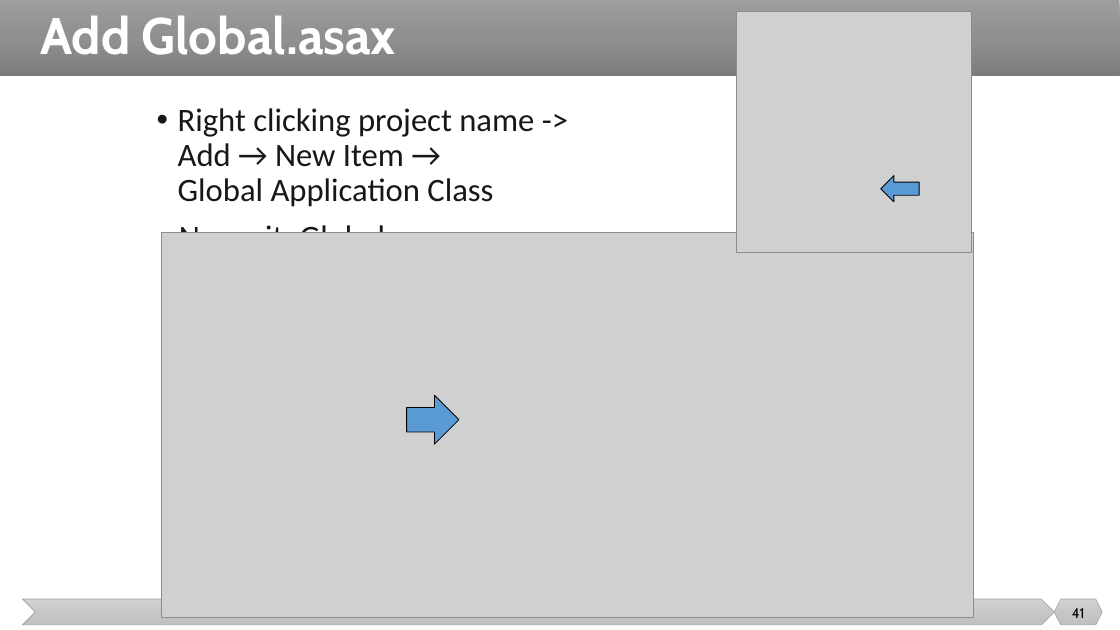
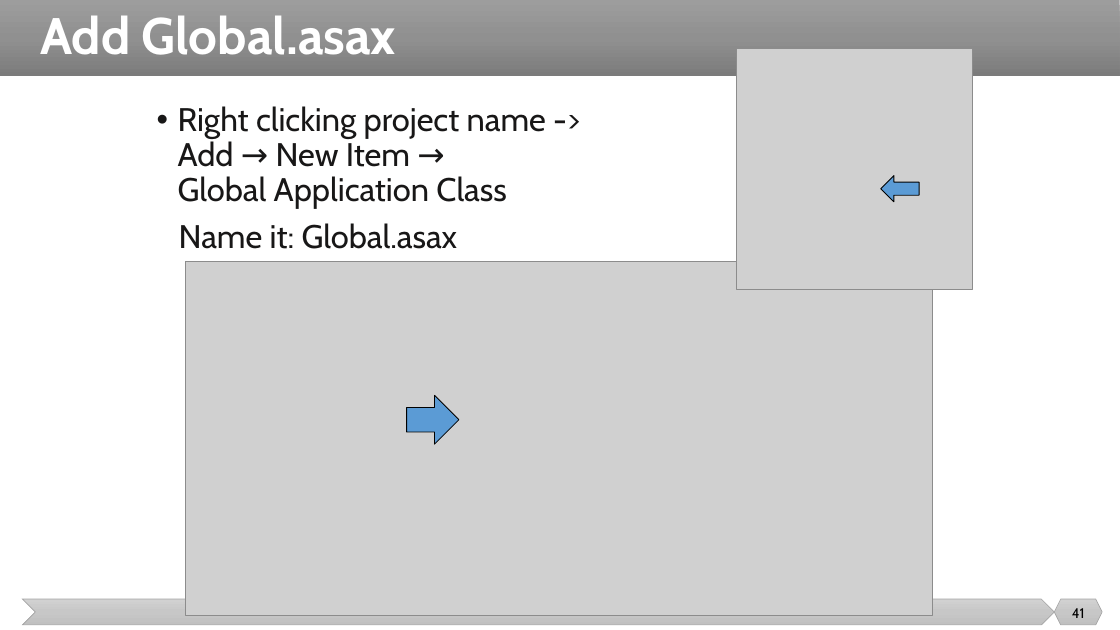
Before and after one commit to malenezi/malenezi, a slide deck: slide 41 of SE495/Lectures/5-SOA/Service-Oriented Software Development.pptx. Drawn at 1120x630 pixels with LibreOffice and Linux fonts; fonts in the diff are those of the drawing; grey boxes stand for pictures. Boxes give left, top, right and bottom in pixels: in the first picture for what was removed or moved away, otherwise in the second. Text is boxed around its words. In the diff, an @@ line names an element or a change of style, - is before the commit and + after.

```diff
--- a/SE495/Lectures/5-SOA/Service-Oriented Software Development.pptx
+++ b/SE495/Lectures/5-SOA/Service-Oriented Software Development.pptx
@@ picture: place and size @@
-picture at bbox=[736, 12, 971, 253]
+picture at bbox=[737, 49, 972, 290]
@@ text "Right clicking project name -> ..." at bbox=[178, 106, 546, 249]: font Calibri to Cabin @@
@@ picture: place and size @@
-picture at bbox=[161, 233, 973, 618]
+picture at bbox=[186, 262, 932, 616]
```
Also in this commit, not shown: 17 other slides changed, 5 other files.
